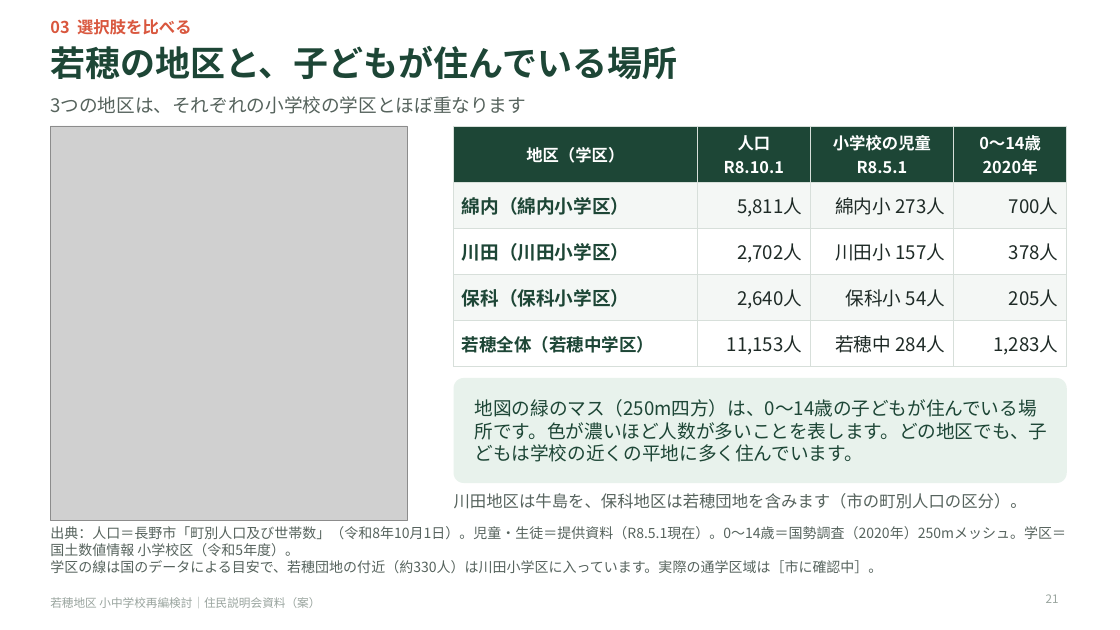
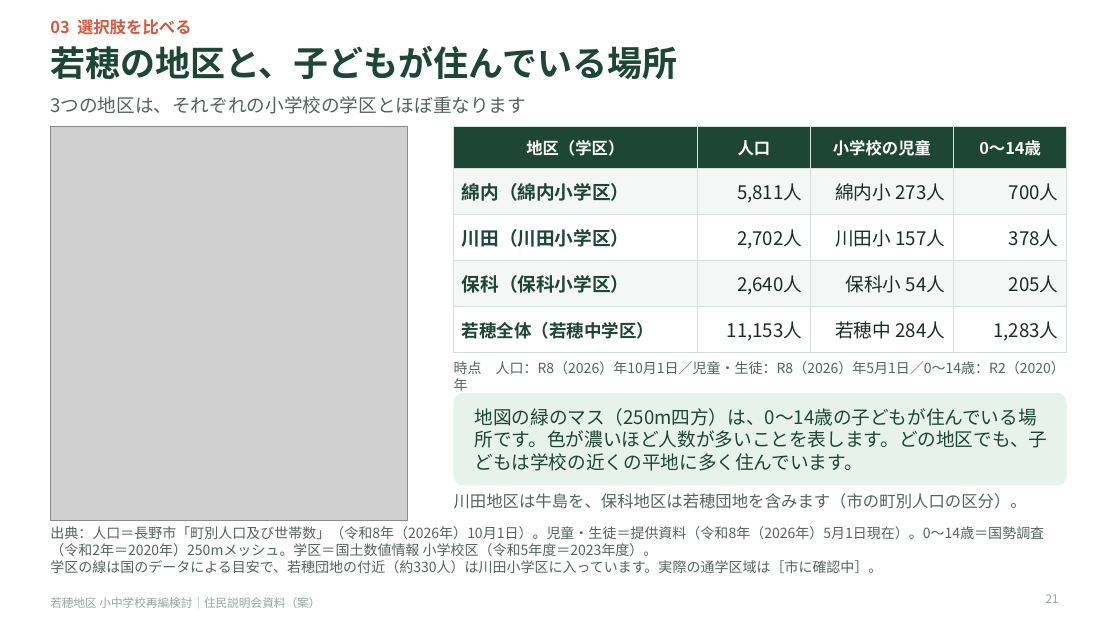
Before and after one commit to Masaki12008/GS, a slide deck: slide 21 of output/若穂地区_住民説明会資料.pptx. Drawn at 1120x630 pixels with LibreOffice and Linux fonts; fonts in the diff are those of the drawing; grey boxes stand for pictures. Boxes give left, top, right and bottom in pixels: in the first picture for what was removed or moved away, otherwise in the second. Text is boxed around its words. In the diff, an @@ line names an element or a change of style, - is before the commit and + after.

```diff
--- a/output/若穂地区_住民説明会資料.pptx
+++ b/output/若穂地区_住民説明会資料.pptx
@@ table at bbox=[454, 126, 1067, 345] @@
-row 1: 地区（学区） | 人口 / R8.10.1 | 小学校の児童 / R8.5.1 | 0〜14歳 / 2020年
+row 1: 地区（学区） | 人口 | 小学校の児童 | 0〜14歳
@@ text added at bbox=[454, 361, 1065, 374], 12 pt, text #56635D @@
+時点 人口：R8（2026）年10月1日／児童・生徒：R8（2026）年5月1日／0〜14歳：R2（2020）年
@@ rounded rectangle: place and size @@
-rounded rectangle at bbox=[454, 378, 1067, 483]
+rounded rectangle at bbox=[454, 393, 1067, 486]
@@ rounded rectangle at bbox=[454, 393, 1067, 486]: proportions changed @@
@@ text "地図の緑のマス（250m四方）は、0〜14歳の子どもが住んでいる場所です。色が濃いほど人数が多いことを表します。どの地区 ...": place and size @@
-text "地図の緑のマス（250m四方）は、0〜14歳の子どもが住んでいる場所です。色が濃いほど人数が多いことを表します。どの地区 ..." at bbox=[475, 399, 1048, 462]
+text "地図の緑のマス（250m四方）は、0〜14歳の子どもが住んでいる場所です。色が濃いほど人数が多いことを表します。どの地区 ..." at bbox=[475, 408, 1048, 471]
@@ text at bbox=[50, 526, 1044, 556]: text changed @@
-出典：人口＝長野市「町別人口及び世帯数」（令和8年10月1日）。児童・生徒＝提供資料（R8.5.1現在）。0〜14歳＝国勢調査（2020年）250mメッシュ。学区＝国土数値情報 小学校区（令和5年度）。
+出典：人口＝長野市「町別人口及び世帯数」（令和8年（2026年）10月1日）。児童・生徒＝提供資料（令和8年（2026年）5月1日現在）。0〜14歳＝国勢調査（令和2年＝2020年）250mメッシュ。学区＝国土数値情報 小学校区（令和5年度＝2023年度）。
```
Also in this commit, not shown: 18 other slides changed, 7 other files.
